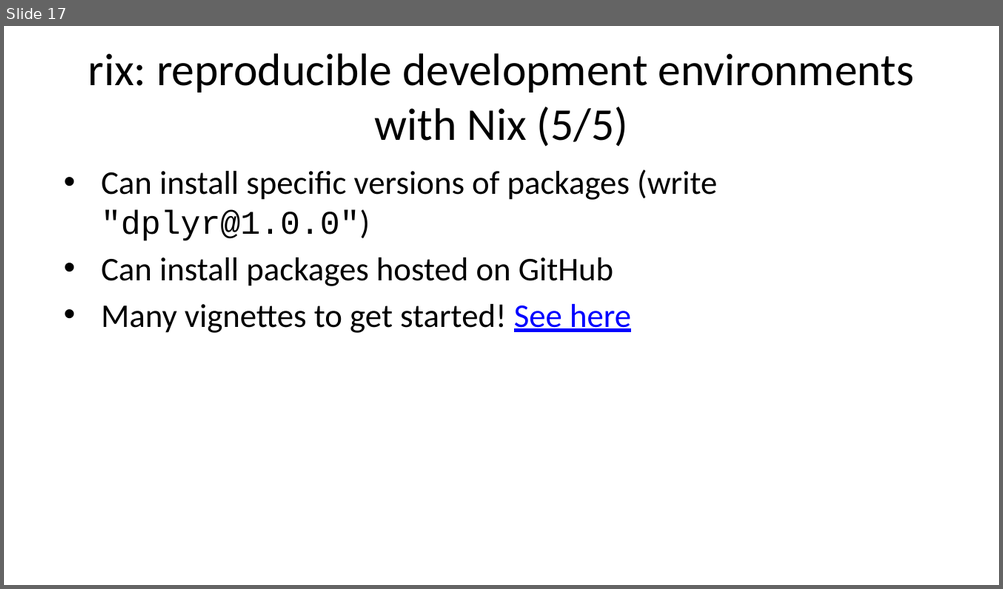
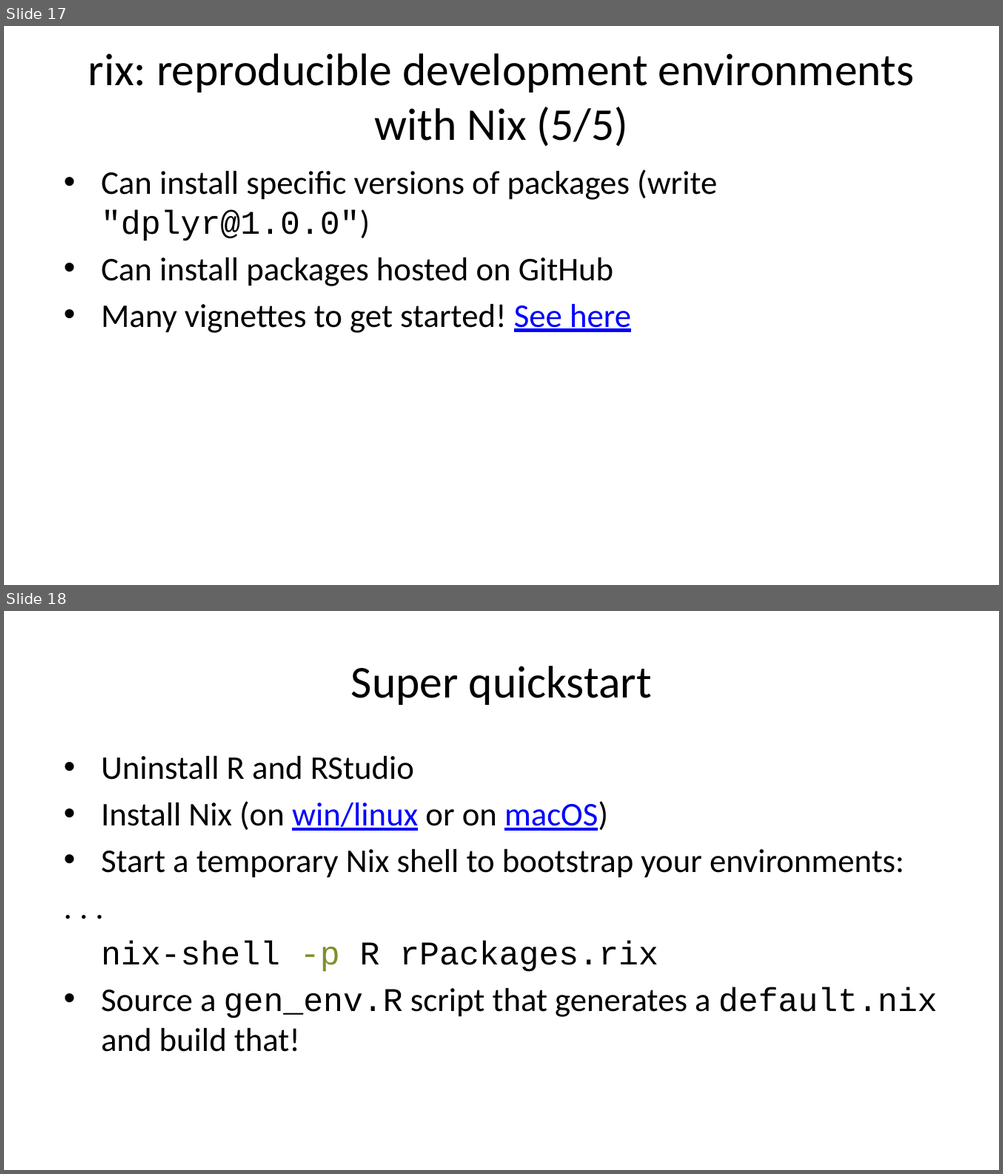
Before and after one commit to b-rodrigues/repro_ukraine, a slide deck: docs/index.pptx. Shown one above the other, each under a label of ours: slide 17 before the commit, slides 17 and 18 after it. The pictures are 1003x589 and 1003x1174 pixels, drawn with LibreOffice and Linux fonts; fonts in the diff are those of the drawing. Boxes give left, top, right and bottom in pixels: in the first picture for what was removed or moved away, otherwise in the second. Text is boxed around its words. In the diff, an @@ line names an element or a change of style, - is before the commit and + after.

```diff
--- a/docs/index.pptx
+++ b/docs/index.pptx
@@ slide 18 added at <box>4,611,999,1170</box>, background #FFFFFF @@
@@ title added at <box>351,666,652,705</box>, 33 pt, text #000000 @@
+Super quickstart
@@ text added at <box>101,756,937,1052</box>, 24 pt, text #000000 @@
+• Uninstall R and RStudio
+• Install Nix (on win/linux or on macOS)
+• Start a temporary Nix shell to bootstrap your environments:
+. . .
+nix-shell -p R rPackages.rix
+• Source a gen_env.R script that generates a default.nix and build that!
```
Also in this commit, not shown: 9 other files.
